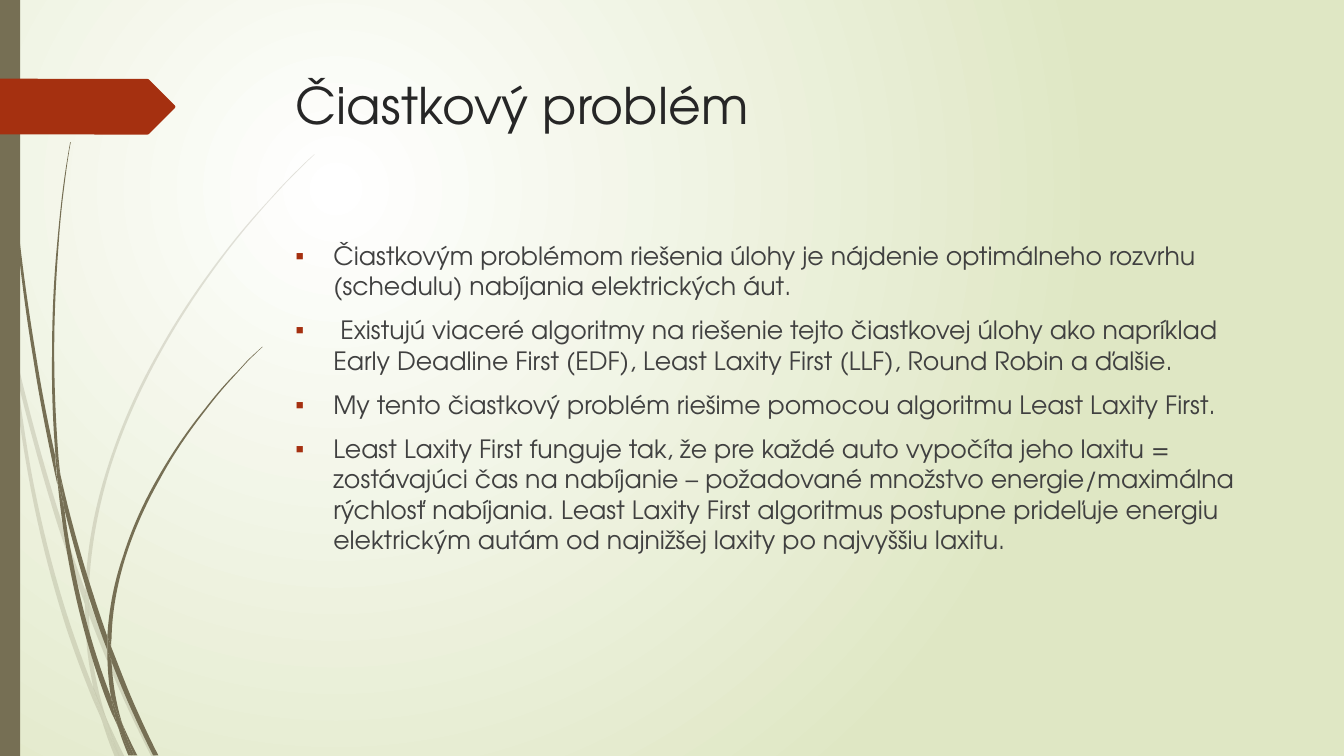
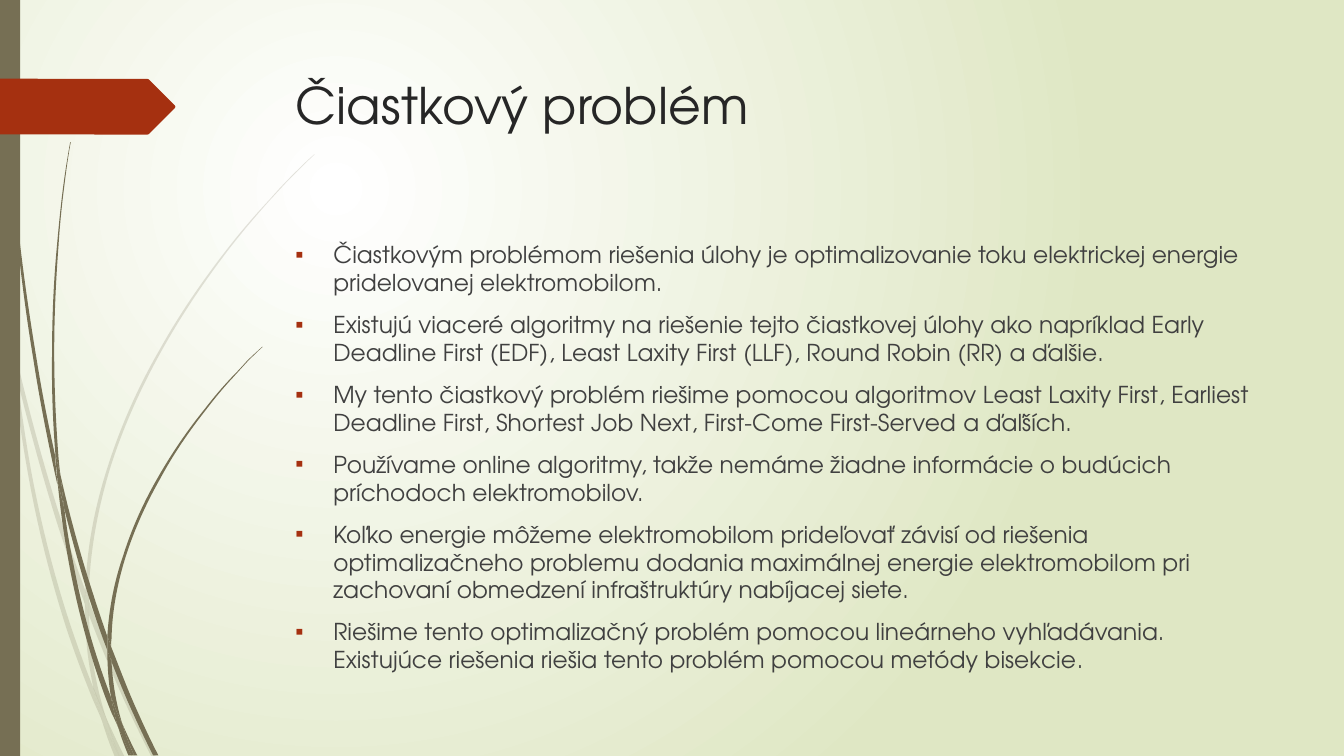
Before and after one commit to Omar-687/diplomovka, a slide deck: slide 6 of prezentácia_diplomovka (2).pptx. Drawn at 1344x756 pixels with LibreOffice and Linux fonts; fonts in the diff are those of the drawing. Boxes give left, top, right and bottom in pixels: in the first picture for what was removed or moved away, otherwise in the second. Text is boxed around its words. In the diff, an @@ line names an element or a change of style, - is before the commit and + after.

Commit message:
Changed chapters, formulation of the problem

```diff
--- a/prezentácia_diplomovka (2).pptx
+++ b/prezentácia_diplomovka (2).pptx
@@ text at <box>333,241,1248,652</box>: text changed; size 18 to 16.6 pt @@
-▪ Čiastkovým problémom riešenia úlohy je nájdenie optimálneho rozvrhu (schedulu) nabíjania elektrických áut.
-▪ Existujú viaceré algoritmy na riešenie tejto čiastkovej úlohy ako napríklad Early Deadline First (EDF), Least Laxity First (LLF), Round Robin a ďalšie.
-▪ My tento čiastkový problém riešime pomocou algoritmu Least Laxity First.
-▪ Least Laxity First funguje tak, že pre každé auto vypočíta jeho laxitu = zostávajúci čas na nabíjanie – požadované množstvo energie/maximálna rýchlosť nabíjania. Least Laxity First algoritmus postupne prideľuje energiu elektrickým autám od najnižšej laxity po najvyššiu laxitu.
+▪ Čiastkovým problémom riešenia úlohy je optimalizovanie toku elektrickej energie pridelovanej elektromobilom.
+▪ Existujú viaceré algoritmy na riešenie tejto čiastkovej úlohy ako napríklad Early Deadline First (EDF), Least Laxity First (LLF), Round Robin (RR) a ďalšie.
+▪ My tento čiastkový problém riešime pomocou algoritmov Least Laxity First, Earliest Deadline First, Shortest Job Next, First-Come First-Served a ďaľších.
+▪ Používame online algoritmy, takže nemáme žiadne informácie o budúcich príchodoch elektromobilov.
+▪ Koľko energie môžeme elektromobilom prideľovať závisí od riešenia optimalizačneho problemu dodania maximálnej energie elektromobilom pri zachovaní obmedzení infraštruktúry nabíjacej siete.
+▪ Riešime tento optimalizačný problém pomocou lineárneho vyhľadávania. Existujúce riešenia riešia tento problém pomocou metódy bisekcie.
```
Also in this commit, not shown: 1 other slide changed, 1 slide added, 1 slide removed, 1 other file.
